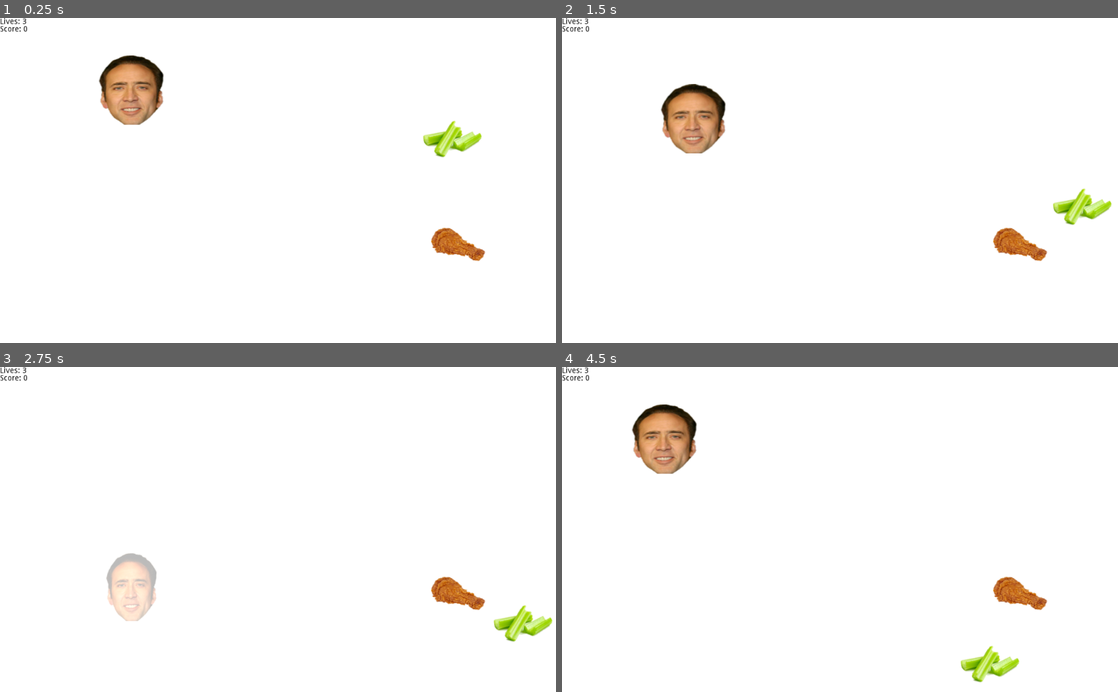
Above: before the commit, frames 1-4 (two rows, left to right).
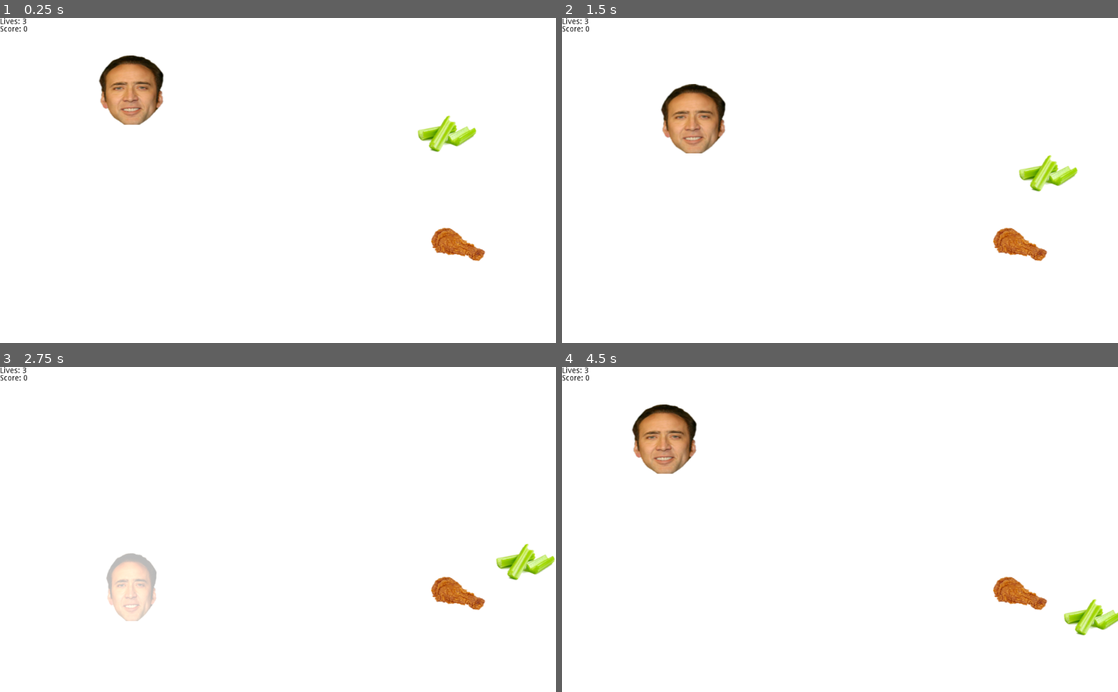
Above: after the commit, the same moments.

Repository: jhonnystene/NicCageEatsStuff
Game: Godot game, scene res://Game.tscn
Same seed, same stepped clock (60 frames per second), same inputs: the game is played once before the commit and once after it.
Inputs:
- Up to frame 1 (0.25 s): no input
- Up to frame 2 (1.5 s): hold D (moveRight) 0.53-1.28 s; hold Space (invulerable) 0.53-1.28 s; hold S (moveDown) from 1.28 s (still down); tap Space (invulerable) at 1.35 s
- Up to frame 3 (2.75 s): release S (moveDown) at 2.03 s; hold D (moveRight) from 2.03 s (still down); hold Space (invulerable) from 2.03 s (still down)
- Up to frame 4 (4.5 s): release D (moveRight) at 2.78 s; release Space (invulerable) at 2.78 s; hold W (moveUp) 2.78-3.53 s; tap Space (invulerable) at 2.85, 4.35 s; hold Space (invulerable) 3.53-4.28 s; hold A (moveLeft) from 3.53 s (still down)

The runs differ from the first frame. In frame 1, 0.7% of the frame differs, in the area x 75-87%, y 29-43%; in frame 2, 1.2%; in frame 3, 1.2%, in the area x 88-100%, y 54-85%; in frame 4, 1.2%.

Commit message:
Added win and random celery velocity

Diff:
--- a/Celery.gd
+++ b/Celery.gd
@@ -1,7 +1,7 @@
 extends Area2D
 
-var hv = 100
-var vv = 100
+var hv = rand_range(25, 100)
+var vv = rand_range(25, 100)
 
 func _physics_process(delta):
 	if(get_parent().circling):
--- a/Chicken.gd
+++ b/Chicken.gd
@@ -9,7 +9,7 @@
 			if(get_parent().get_node("CeleryManager").circling):
 				get_parent().get_node("CeleryManager").circling = false
 				for child in get_parent().get_node("CeleryManager").get_children():
-					child.hv = 100
-					child.vv = 100
+					child.hv = rand_range(50, 100)
+					child.vv = rand_range(50, 100)
 			else:
 				get_parent().get_node("CeleryManager").circling = true
--- a/Game.tscn
+++ b/Game.tscn
@@ -1,10 +1,11 @@
-[gd_scene load_steps=6 format=2]
+[gd_scene load_steps=7 format=2]
 
 [ext_resource path="res://Label.gd" type="Script" id=1]
 [ext_resource path="res://NicCage.tscn" type="PackedScene" id=2]
 [ext_resource path="res://Chicken.tscn" type="PackedScene" id=3]
 [ext_resource path="res://CeleryManager.gd" type="Script" id=4]
 [ext_resource path="res://GameOver.gd" type="Script" id=5]
+[ext_resource path="res://Win.gd" type="Script" id=6]
 
 [node name="Game" type="Node2D"]
 
@@ -61,3 +62,14 @@
 __meta__ = {
 "_edit_use_anchors_": false
 }
+
+[node name="Win" type="Label" parent="."]
+margin_right = 1024.0
+margin_bottom = 600.0
+text = "You win!"
+align = 1
+valign = 1
+script = ExtResource( 6 )
+__meta__ = {
+"_edit_use_anchors_": false
+}
--- a/NicCage.gd
+++ b/NicCage.gd
@@ -33,6 +33,14 @@
 	else:
 		get_parent().get_node("GameOver").show()
 		hide()
+		get_tree().paused = true
+
+	if(score == 69):
+		get_parent().get_node("Win").show()
+		hide()
+		get_tree().paused = true
+	else:
+		get_parent().get_node("Win").hide()
 
 	if(position.x < 0):
 		position.x = 1024
--- /dev/null
+++ b/Win.gd
@@ -0,0 +1,5 @@
+extends Label
+
+func _ready():
+	add_color_override("font_color", Color(0, 255, 0))
+	add_color_override("font_size", 75)
